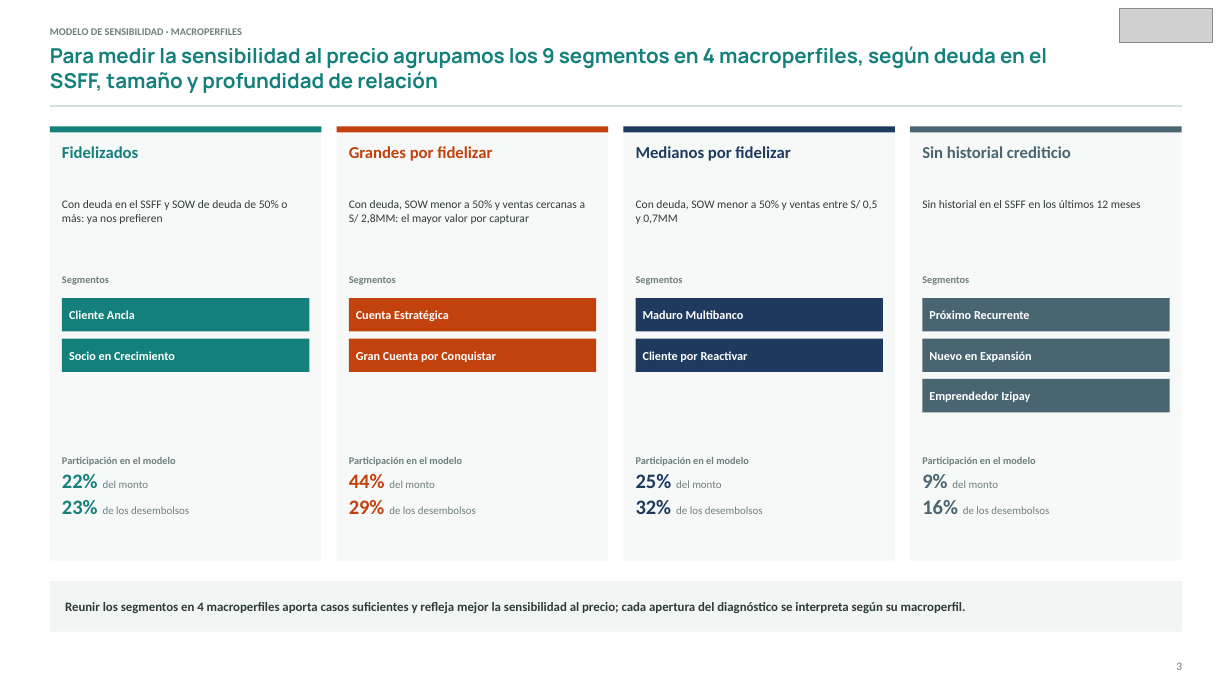
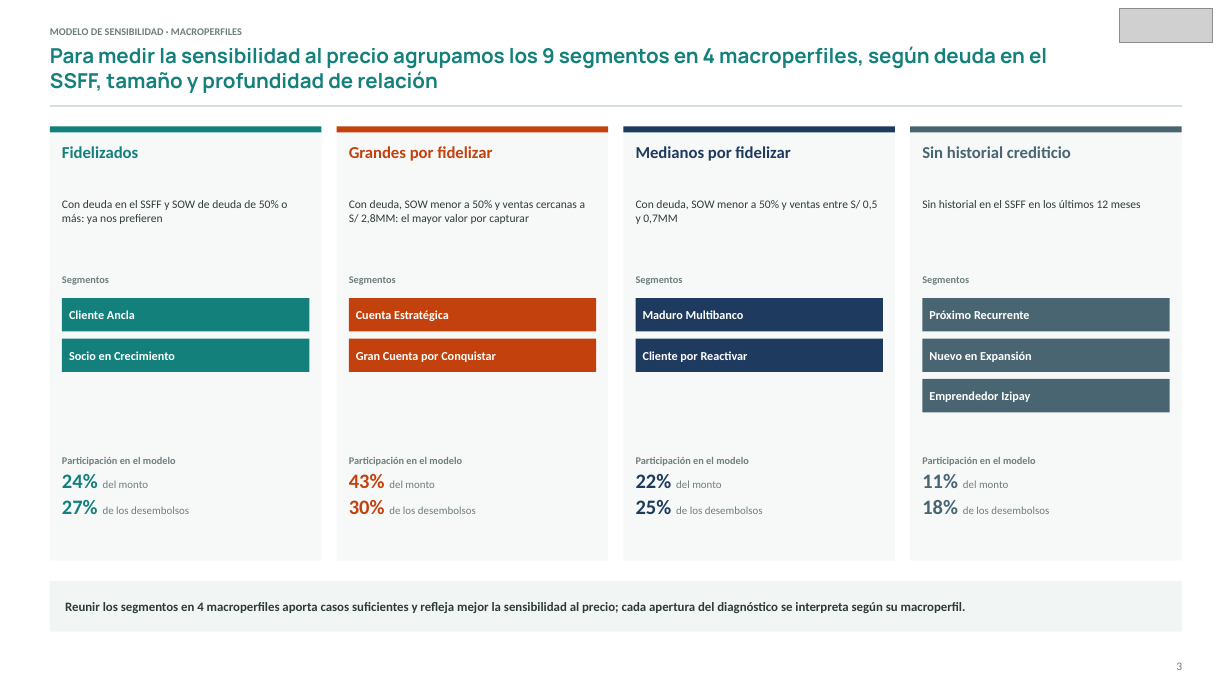
Before and after one commit to renesangacha-ui/modulo_sensibilidad_ibk_bdn, a slide deck: slide 5 of documents/presentaciones/finales/20261110_Modelo_Sensibilidad_IBK_vf.pptx (slide 3 before the commit). Drawn at 1232x693 pixels with LibreOffice and Linux fonts; fonts in the diff are those of the drawing; grey boxes stand for pictures. Boxes give left, top, right and bottom in pixels: in the first picture for what was removed or moved away, otherwise in the second. Text is boxed around its words. In the diff, an @@ line names an element or a change of style, - is before the commit and + after.

```diff
--- a/documents/presentaciones/finales/20261110_Modelo_Sensibilidad_IBK_vf.pptx
+++ b/documents/presentaciones/finales/20261110_Modelo_Sensibilidad_IBK_vf.pptx
@@ text at box(62, 474, 189, 514): text changed @@
-22% del monto
-23% de los desembolsos
+24% del monto
+27% de los desembolsos
@@ text at box(349, 474, 476, 514): text changed @@
-44% del monto
-29% de los desembolsos
+43% del monto
+30% de los desembolsos
@@ text at box(636, 474, 763, 514): text changed @@
-25% del monto
-32% de los desembolsos
+22% del monto
+25% de los desembolsos
@@ text at box(922, 474, 1049, 514): text changed @@
-9% del monto
-16% de los desembolsos
+11% del monto
+18% de los desembolsos
```
Also in this commit, not shown: 1 other slide changed, 1 other file.
